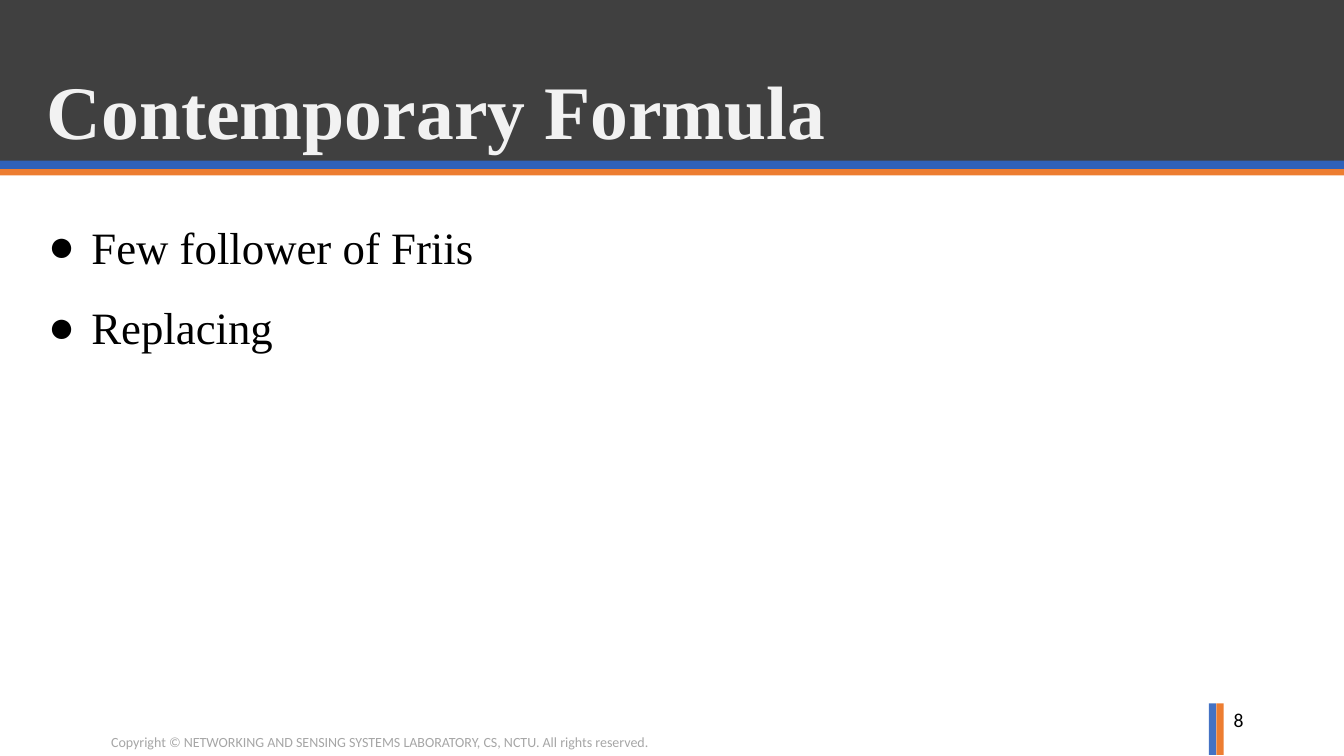
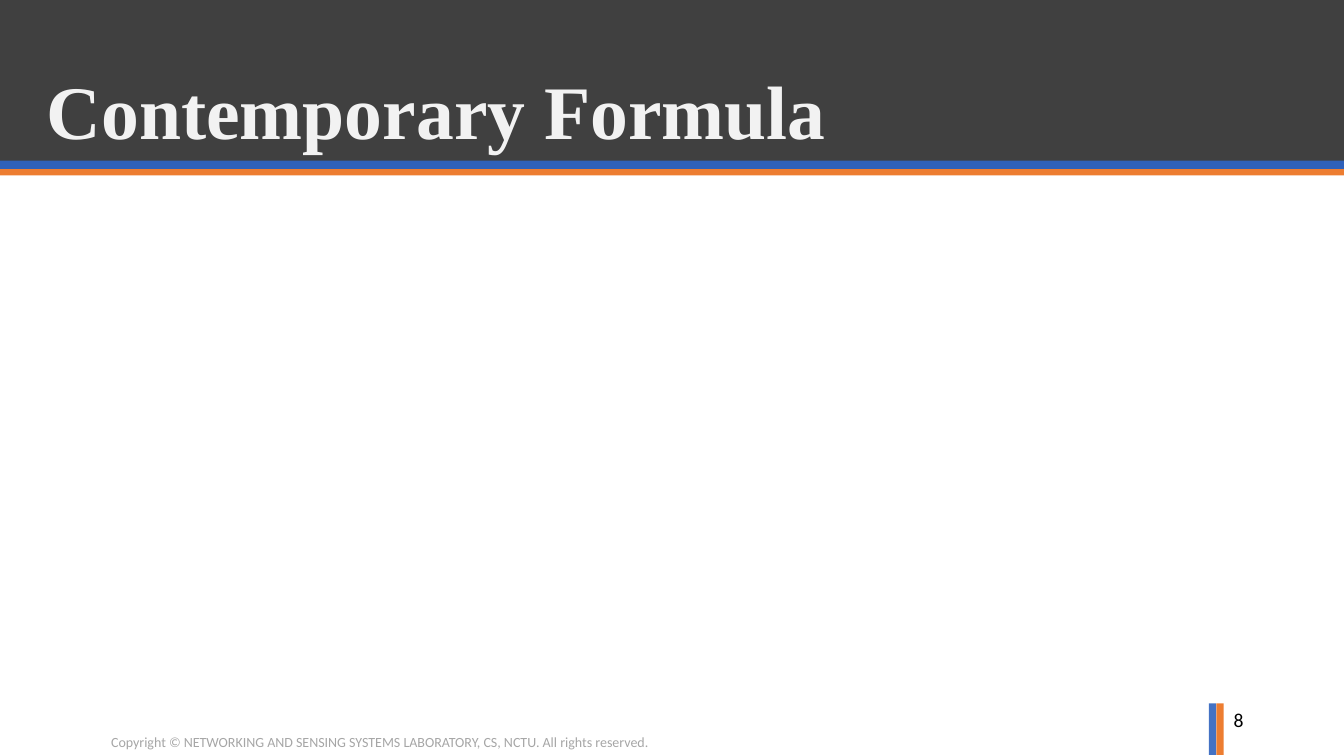
Before and after one commit to ghostkingwilly/Signal_Training_Freshman, a slide deck: slide 8 of Freshman_Training.pptx. Drawn at 1344x756 pixels with LibreOffice and Linux fonts; fonts in the diff are those of the drawing; grey boxes stand for pictures; background and template pictures are left out. Boxes give left, top, right and bottom in pixels: in the first picture for what was removed or moved away, otherwise in the second. Text is boxed around its words. In the diff, an @@ line names an element or a change of style, - is before the commit and + after.

Commit message:
Friis ppt update

```diff
--- a/Freshman_Training.pptx
+++ b/Freshman_Training.pptx
@@ text removed at box(91, 232, 473, 354) @@
-● Few follower of Friis
-● Replacing
```
Also in this commit, not shown: 3 slides added, 1 other file.
